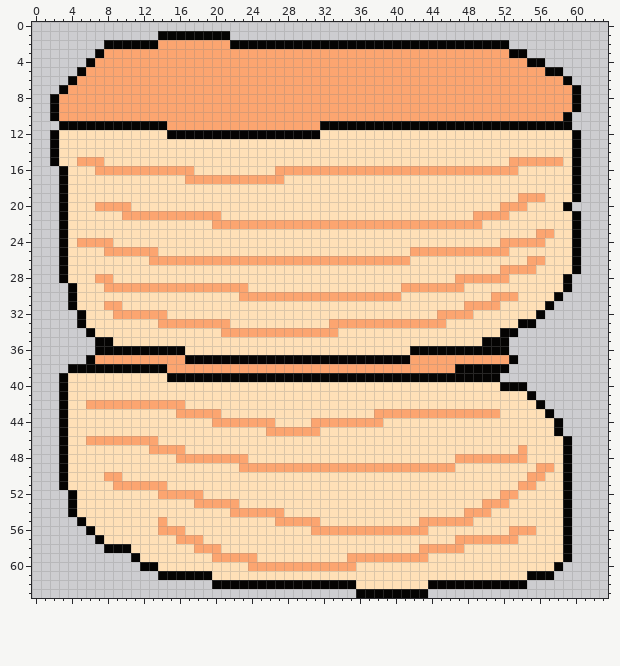
Two versions of one pixel-art sprite, gator/Assets/Tattoos6.png. Above: the version before the commit.
The file is 64x64 pixels.
Now the later version:
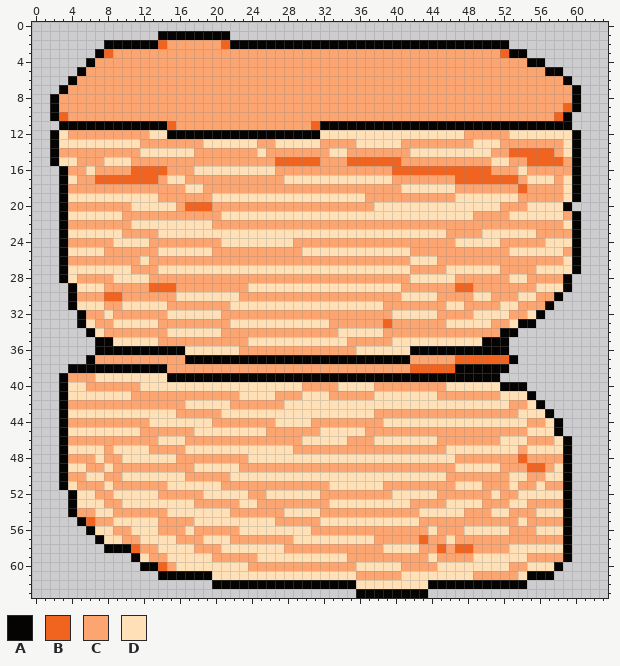
Palette (. is transparent): A #050403  B #f1641f  C #fca570  D #ffe0b7
Difference:
y 2: x 14 C -> B; x 21 C -> B
y 3: x 8 C -> B; x 52 C -> B
y 9: x 59 C -> B
y 10: x 3 C -> B; x 58 C -> B
y 11: x 15 C -> B; x 31 C -> B
y 12: x 4..12 DDDDDDDDD -> CCCCCCCCC; x 48..52 DDDDD -> CCCCC
y 13: x 12..18 DDDDDDD -> CCCCCCC; x 25..26 DD -> CC; x 32..35 DDDD -> CCCC; x 41..48 DDDDDDDD -> CCCCCCCC; x 52..58 DDDDDDD -> CCCCCCC
y 14: x 3..11 DDDDDDDDD -> CCCCCCCCC; x 18..24 DDDDDDD -> CCCCCCC; x 26..32 DDDDDDD -> CCCCCCC; x 35..41 DDDDDDD -> CCCCCCC; x 51..58 DDDDDDDD -> CCBBBBBC
y 15: x 11..50 DDDDDDDDDDDDDDDDDDDDDDDDDDDDDDDDDDDDDDDD -> CCCCCCCCCCCCCCCCBBBBBCCCBBBBBBCCCCCCCCCC; x 55..59 CCCCD -> BBBBC
y 16: x 4..5 DD -> CC; x 11..14 CCCC -> BBBB; x 40..50 CCCCCCCCCCC -> BBBBBBBBBBB; x 55..59 DDDDD -> CCCCC
y 17: x 5..14 DDDDDDDDDD -> CCBBBBBBBC; x 40..54 DDDDDDDDDDDDDDD -> CCCCCCCBBBBBBBC; x 58 D -> C
y 18: x 4..16 DDDDDDDDDDDDD -> CCCCCCCCCCCCC; x 19..40 DDDDDDDDDDDDDDDDDDDDDD -> CCCCCCCCCCCCCCCCCCCCCC; x 47..58 DDDDDDDDDDDD -> CCCCCCCBCCCC
y 19: x 14..19 DDDDDD -> CCCCCC; x 37..46 DDDDDDDDDD -> CCCCCCCCCC; x 57..58 DD -> CC
y 20: x 4..6 DDD -> CCC; x 16..37 DDDDDDDDDDDDDDDDDDDDDD -> CBBBCCCCCCCCCCCCCCCCCC
y 21: x 59 D -> C
y 22: x 4..10 DDDDDDD -> CCCCCCC; x 50..58 DDDDDDDDD -> CCCCCCCCC
y 23: x 10..13 DDDD -> CCCC; x 46..49 DDDD -> CCCC; x 58..59 DD -> CC
y 24: x 4 D -> C; x 13..20 DDDDDDDD -> CCCCCCCC; x 29..46 DDDDDDDDDDDDDDDDDD -> CCCCCCCCCCCCCCCCCC
y 25: x 20..29 DDDDDDDDDD -> CCCCCCCCCC; x 59 D -> C
y 26: x 4..11 DDDDDDDD -> CCCCCCCC; x 45..54 DDDDDDDDDD -> CCCCCCCCCC; x 57..58 DD -> CC
y 27: x 11..13 DDD -> CCC; x 42..45 DDDD -> CCCC
y 28: x 5..6 DD -> CC; x 13..41 DDDDDDDDDDDDDDDDDDDDDDDDDDDDD -> CCCCCCCCCCCCCCCCCCCCCCCCCCCCC; x 55..58 DDDD -> CCCC
y 29: x 13..15 CCC -> BBB; x 47..55 CDDDDDDDD -> BBCCCCCCC
y 30: x 5..15 DDDDDDDDDDD -> CCCBBCCCCCC; x 45..48 DDDD -> CCCC; x 56..57 DD -> CC
y 31: x 15..21 DDDDDDD -> CCCCCCC; x 39..45 DDDDDDD -> CCCCCCC; x 54..56 DDD -> CCC
y 32: x 6..7 DD -> CC; x 21..39 DDDDDDDDDDDDDDDDDDD -> CCCCCCCCCCCCCCCCCCC; x 53..54 DD -> CC
y 33: x 7..8 DD -> CC; x 39 C -> B; x 51..52 DD -> CC
y 34: x 8..14 DDDDDDD -> CCCCCCC; x 39..51 DDDDDDDDDDDDD -> CCCCCCCCCCCCC
y 35: x 14..23 DDDDDDDDDD -> CCCCCCCCCC; x 35..39 DDDDD -> CCCCC
y 36: x 23..35 DDDDDDDDDDDDD -> CCCCCCCCCCCCC
y 37: x 47..52 CCCCCC -> BBBBBB
y 38: x 42..46 CCCCC -> BBBBB
y 39: x 4..6 DDD -> CCC
y 40: x 6..11 DDDDDD -> CCCCCC; x 30..33 DDDD -> CCCC; x 38..45 DDDDDDDD -> CCCCCCCC
y 41: x 11..22 DDDDDDDDDDDD -> CCCCCCCCCCCC; x 27..29 DDD -> CCC; x 33..37 DDDDD -> CCCCC; x 45..51 DDDDDDD -> CCCCCCC
y 42: x 4..5 DD -> CC; x 22..27 DDDDDD -> CCCCCC; x 53..54 DD -> CC
y 43: x 52..53 DD -> CC
y 44: x 4..12 DDDDDDDDD -> CCCCCCCCC; x 55..56 DD -> CC
y 45: x 12..17 DDDDDD -> CCCCCC; x 37..54 DDDDDDDDDDDDDDDDDD -> CCCCCCCCCCCCCCCCCC
y 46: x 4..5 DD -> CC; x 17..29 DDDDDDDDDDDDD -> CCCCCCCCCCCCC; x 35..37 DDD -> CCC; x 45..51 DDDDDDD -> CCCCCCC; x 55..57 DDD -> CCC
y 47: x 8 D -> C; x 29..45 DDDDDDDDDDDDDDDDD -> CCCCCCCCCCCCCCCCC
y 48: x 4..6 DDD -> CCC; x 8..9 DD -> CC; x 54..58 CDDDD -> BCCCC
y 49: x 6..7 DD -> CC; x 9..17 DDDDDDDDD -> CCCCCCCCC; x 52..56 DDDDC -> CCCBB
y 50: x 4..5 DD -> CC; x 17..21 DDDDD -> CCCCC; x 46..52 DDDDDDD -> CCCCCCC
y 51: x 5..7 DDD -> CCC; x 21..32 DDDDDDDDDDDD -> CCCCCCCCCCCC; x 39..46 DDDDDDDD -> CCCCCCCC; x 50..52 DDD -> CCC; x 57..58 DD -> CC
y 52: x 7..8 DD -> CC; x 24..25 DD -> CC; x 32..39 DDDDDDDD -> CCCCCCCC; x 45..50 DDDDDD -> CCCCCC
y 53: x 8..9 DD -> CC; x 25..32 DDDDDDDD -> CCCCCCCC; x 42..45 DDDD -> CCCC; x 55..58 DDDD -> CCCC
y 54: x 5..6 DD -> CC; x 9..14 DDDDDD -> CCCCCC; x 32..42 DDDDDDDDDDD -> CCCCCCCCCCC; x 53..55 DDD -> CCC
y 55: x 6..8 DDD -> BCC; x 15..17 DDD -> CCC; x 49..53 DDDDD -> CCCCC; x 55..58 DDDD -> CCCC
y 56: x 9..10 DD -> CC; x 18..22 DDDDD -> CCCCC; x 45..47 DDD -> CCC
y 57: x 10..11 DD -> CC; x 22..28 DDDDDDD -> CCCCCCC; x 38..45 DDDDDDDD -> CCCCCBCC; x 54..58 DDDDD -> CCCCC
y 58: x 11..13 DDD -> BCC; x 28..38 DDDDDDDDDDD -> CCCCCCCCCCC; x 45 C -> B; x 47..52 CDDDDD -> BBCCCC
y 59: x 13..14 DD -> CC; x 45..48 DDDD -> CCCC; x 55..58 DDDD -> CCCC
y 60: x 14..15 DD -> BC; x 41..44 DDDD -> CCCC; x 53..54 DD -> CC
y 61: x 36..40 DDDDD -> CCCCC; x 49..53 DDDDD -> CCCCC
Where, in picture pixels (left, top, right, bottom), the same in both pictures:
changed: (158, 40, 167, 49)
changed: (221, 40, 230, 49)
changed: (104, 49, 113, 58)
changed: (500, 49, 509, 58)
changed: (59, 103, 572, 580)
